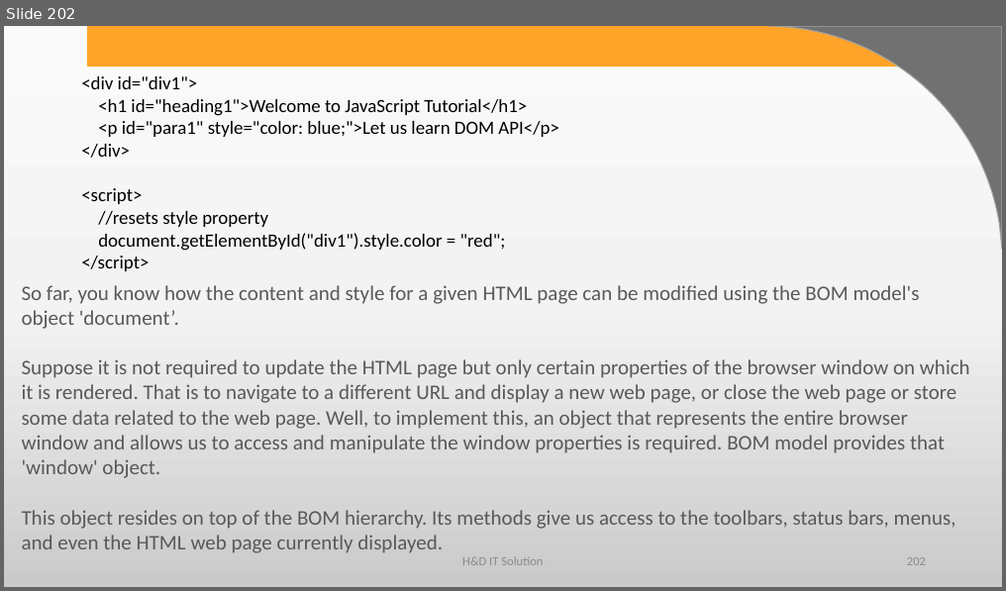
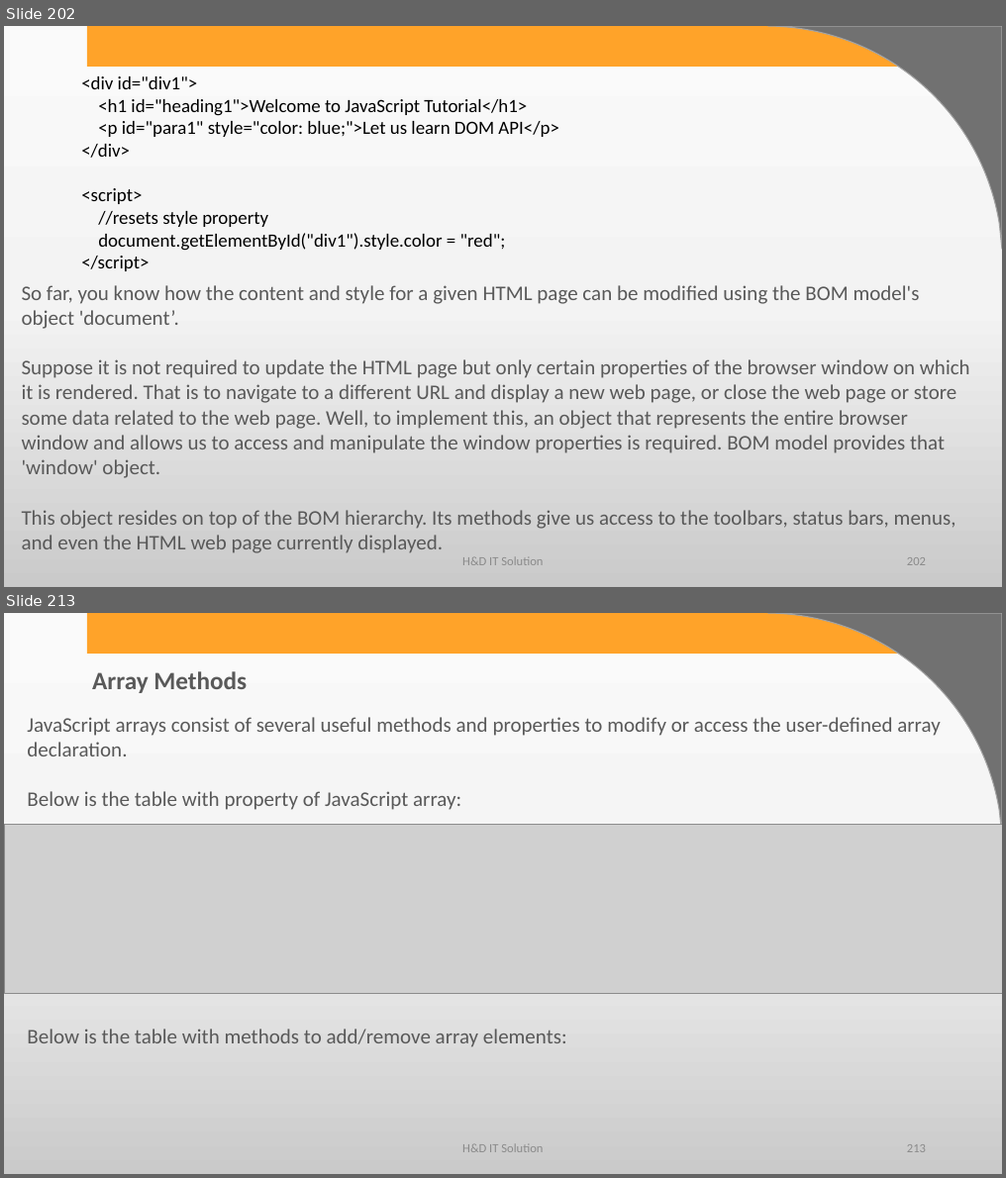
Before and after one commit to harshadasawant/javascript, a slide deck: ppt/JavaScript.pptx. Shown one above the other, each under a label of ours: slide 202 before the commit, slides 202 and 213 after it; the slides between them are not shown. The pictures are 1006x591 and 1006x1178 pixels, drawn with LibreOffice and Linux fonts; fonts in the diff are those of the drawing; grey boxes stand for pictures; background and template pictures are left out. Boxes give left, top, right and bottom in pixels: in the first picture for what was removed or moved away, otherwise in the second. Text is boxed around its words. In the diff, an @@ line names an element or a change of style, - is before the commit and + after.

Commit message:
array

```diff
--- a/ppt/JavaScript.pptx
+++ b/ppt/JavaScript.pptx
@@ slide 213 added at (x1=4, y1=613, x2=1002, y2=1174), background gradient #FBFBFB to #F4F4F4 to #CBCBCB; not listed: 2 template elements that a slide beside it also shows @@
@@ text added at (x1=92, y1=671, x2=247, y2=693), 24 pt, text #595959, bold @@
+Array Methods
@@ text added at (x1=27, y1=717, x2=940, y2=810), 20 pt, text #595959 @@
+JavaScript arrays consist of several useful methods and properties to modify or access the user-defined array declaration.
+Below is the table with property of JavaScript array:
@@ picture added at (x1=4, y1=824, x2=1002, y2=993) @@
@@ text added at (x1=27, y1=1029, x2=567, y2=1048), 20 pt, text #595959 @@
+Below is the table with methods to add/remove array elements:
@@ text added at (x1=462, y1=1145, x2=543, y2=1153), 12 pt, text #8C8C8C @@
+H&D IT Solution
@@ page number added at (x1=907, y1=1145, x2=926, y2=1153), 12 pt, text #8C8C8C @@
+213
```
Also in this commit, not shown: 23 other slides added, 1 other file.
